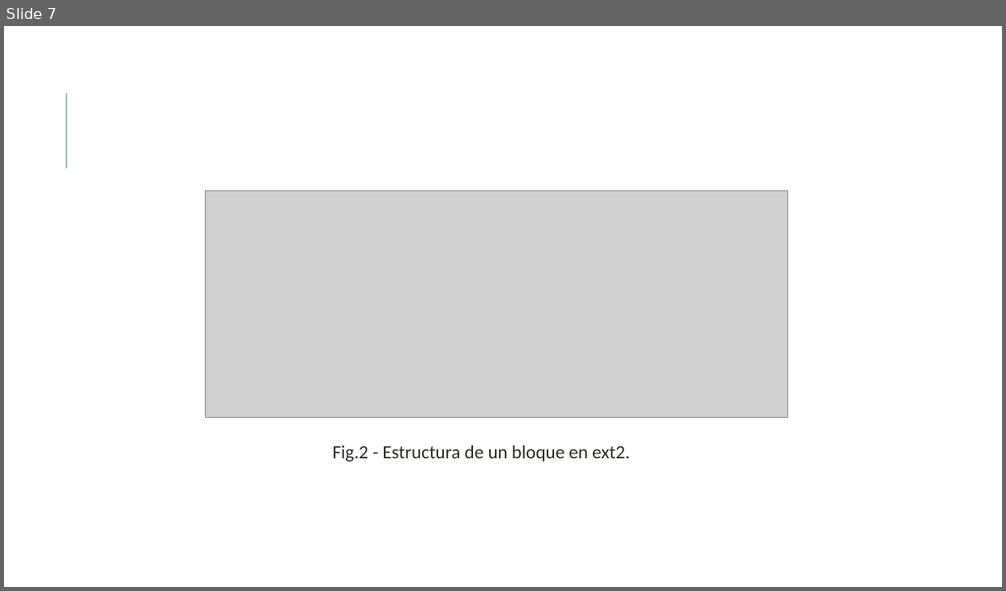
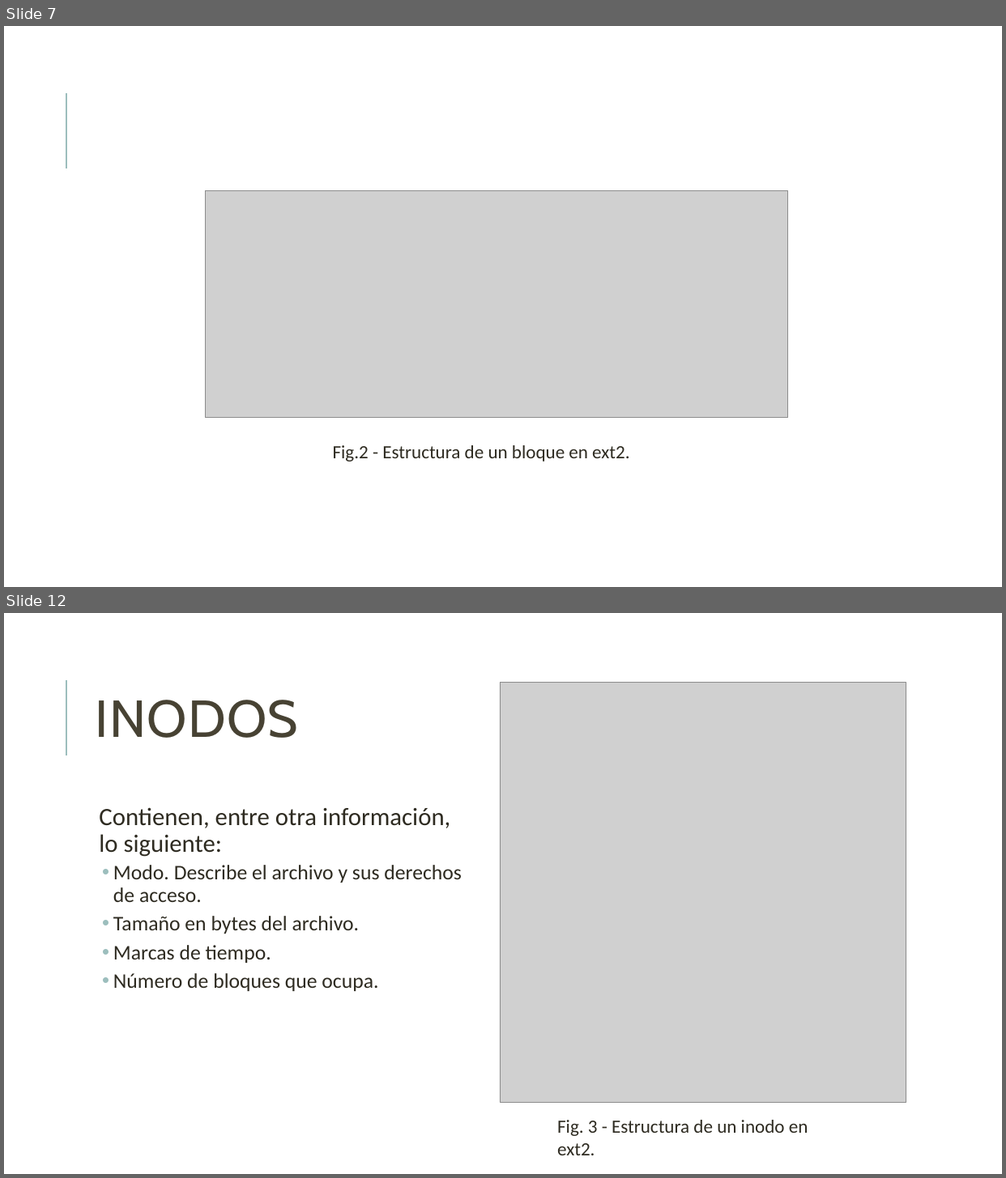
Before and after one commit to unamfi/sistop-2020-1, a slide deck: exposiciones/GonzálezAndrés/Extended.pptx. Shown one above the other, each under a label of ours: slide 7 before the commit, slides 7 and 12 after it; the slides between them are not shown. The pictures are 1006x591 and 1006x1178 pixels, drawn with LibreOffice and Linux fonts; fonts in the diff are those of the drawing; grey boxes stand for pictures. Boxes give left, top, right and bottom in pixels: in the first picture for what was removed or moved away, otherwise in the second. Text is boxed around its words. In the diff, an @@ line names an element or a change of style, - is before the commit and + after.

```diff
--- a/exposiciones/GonzálezAndrés/Extended.pptx
+++ b/exposiciones/GonzálezAndrés/Extended.pptx
@@ slide 12 added at [4, 613, 1002, 1174], background #FFFFFF; not listed: 1 template element that a slide beside it also shows @@
@@ picture added at [500, 683, 906, 1102] @@
@@ title added at [96, 700, 298, 738], 50 pt, text #474233 @@
+INODOS
@@ text added at [99, 807, 462, 991], 20 pt, text #2E2B21 @@
+  Contienen, entre otra información, lo siguiente:
+  • Modo. Describe el archivo y sus derechos de acceso.
+  • Tamaño en bytes del archivo.
+  • Marcas de tiempo.
+  • Número de bloques que ocupa.
@@ text added at [557, 1120, 808, 1156], 18 pt, text #2E2B21 @@
+Fig. 3 - Estructura de un inodo en ext2.
```
Also in this commit, not shown: 2 slides changed, 6 other slides added.
